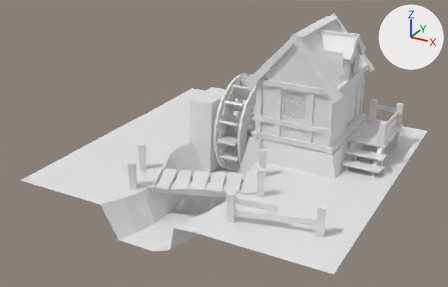
A saved change to the Blender file watermill.blend.
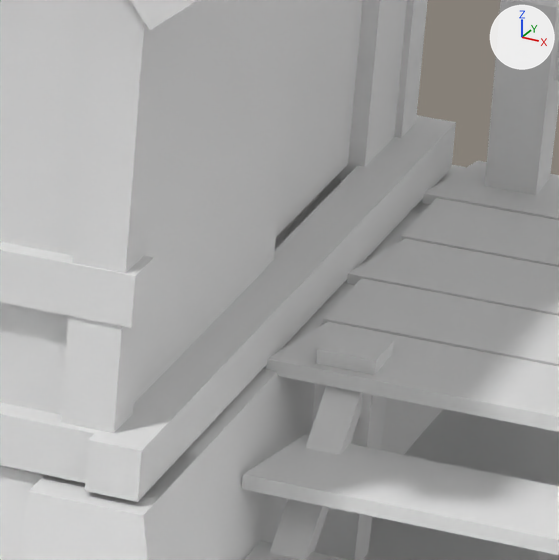
The first picture shows the older version from a 50 mm camera at (9.72, -24.3, 12.21) aimed at (-2.84, -1.45, 0.78). The close-ups show both versions on the part from 71% to 84% of the width and 35% to 56% of the height of that picture; other places that the commit changed are outside them. Every picture has the same lights, and +X, +Y and +Z are marked at upper right.

Script lines for the objects in view, before the commit:
```python
me_cube = bpy.data.meshes.new('Cube')
me_cube.from_pydata(...)  # a box spanning x -1.0..1.0, y -1.0..1.0, z -1.0..1.0
me_plane_009 = bpy.data.meshes.new('Plane.009')
me_plane_009.from_pydata([(0.25, -0.83, 0.04), (0.25, -0.83, -0.04), (0.49, -0.78, -0.04), (0.31, 1.28, -0.04), (0.08, 1.11, -0.04), (0.49, -0.78, 0.04), (0.31, 1.28, 0.04), (0.08, 1.11, 0.04)], [], [(1, 4, 3, 2), (0, 5, 6, 7), (4, 1, 0, 7), (1, 2, 5, 0), (2, 3, 6, 5), (3, 4, 7, 6)])
me_plane_019 = bpy.data.meshes.new('Plane.019')
me_plane_019.from_pydata([(-1.0, -1.0, 0.0), (1.0, -1.0, 0.0), (-1.0, 1.0, 0.0), (1.0, 1.0, 0.0), (-1.18, -1.18, 9.2), (1.18, -1.18, 9.2), (-1.18, 1.18, 9.2), (1.18, 1.18, 9.2)], [], [(0, 2, 3, 1), (4, 5, 7, 6), (1, 3, 7, 5), (2, 0, 4, 6), (3, 2, 6, 7), (0, 1, 5, 4)])
ob_cube_014 = bpy.data.objects.new('Cube.014', me_cube)
ob_cube_014.location = (1.925, 1.674, 1.164)
ob_cube_014.rotation_euler = (0.0, 0.0, 158.7)  # degrees (0, 0, 93)
ob_cube_014.scale = (2.41, 0.129, 0.129)
ob_plane_047 = bpy.data.objects.new('Plane.047', me_plane_009)
ob_plane_047.location = (2.999, 3.371, 1.024)
ob_plane_047.rotation_euler = (0.0, 0.0, -1.819)  # degrees (0, 0, -104)
ob_plane_047.scale = (2.52, 0.853, 1.0)
ob_plane_053 = bpy.data.objects.new('Plane.053', me_plane_019)
ob_plane_053.location = (2.436, 3.979, 0.0)
ob_plane_053.rotation_euler = (0.0, 0.0, 0.0152)  # degrees (0, 0, 0.9)
ob_plane_053.scale = (0.124, 0.124, 0.228)
# also in view: 'Plane.055' at (2.42, 1.3, 0.57); 'Plane.020' at (0.21, -0.58, -0.33); 'Cube.010' at (1.07, -0.6, 4.69); 'Plane.049' at (2.96, 3.89, 1.02); 'Cube.006' at (1.74, 3.85, 2.42)
```
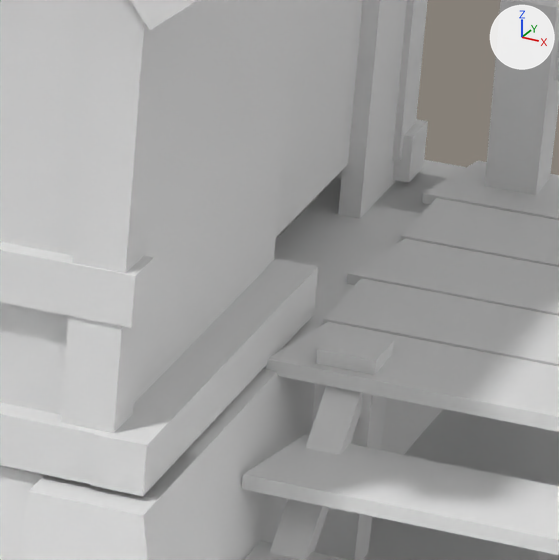
Changed parts and their boxes (x1, y1, x2, y2) in the close-ups (559 x 560 px):
'Cube.014', moved, rescaled (38% narrower, 38% shorter)
    before: (85, 115, 456, 502)
    after: (90, 258, 318, 496)
'Cube.002', unchanged, uncovered by the edit
    before: (405, 119, 426, 136)
    after: (393, 119, 428, 183)

The edits, one by one:
Object 'Cube.014' (ob_cube_014) moves from (1.925, 1.674, 1.164) to (1.925, 0.574, 1.164).
Object 'Cube.014' (ob_cube_014) is rescaled from (2.41, 0.129, 0.129) to (1.24, 0.129, 0.129).
